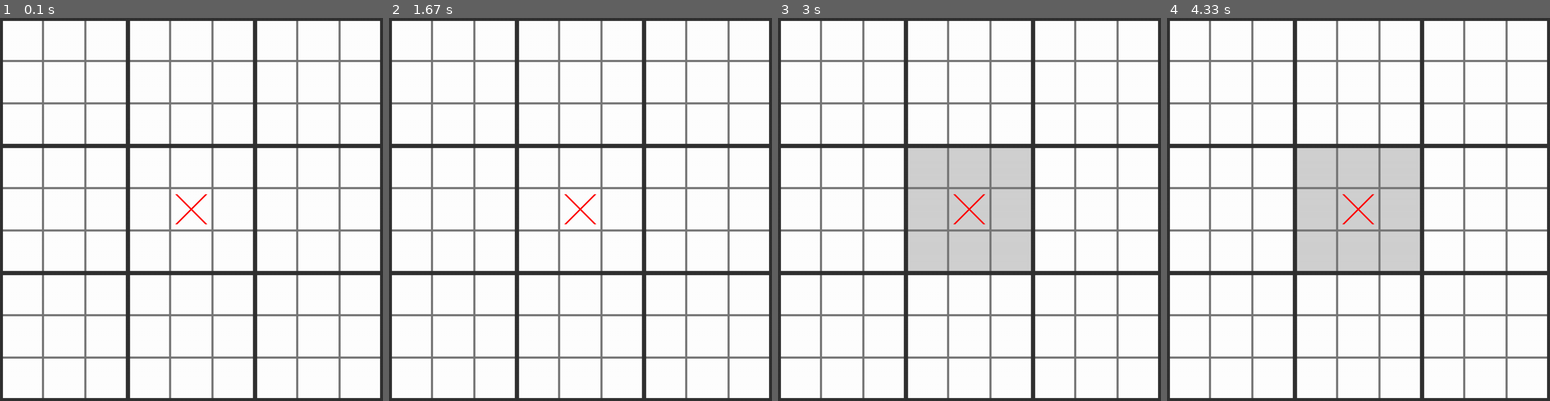
Above: before the commit, frames 1-4 (left to right).
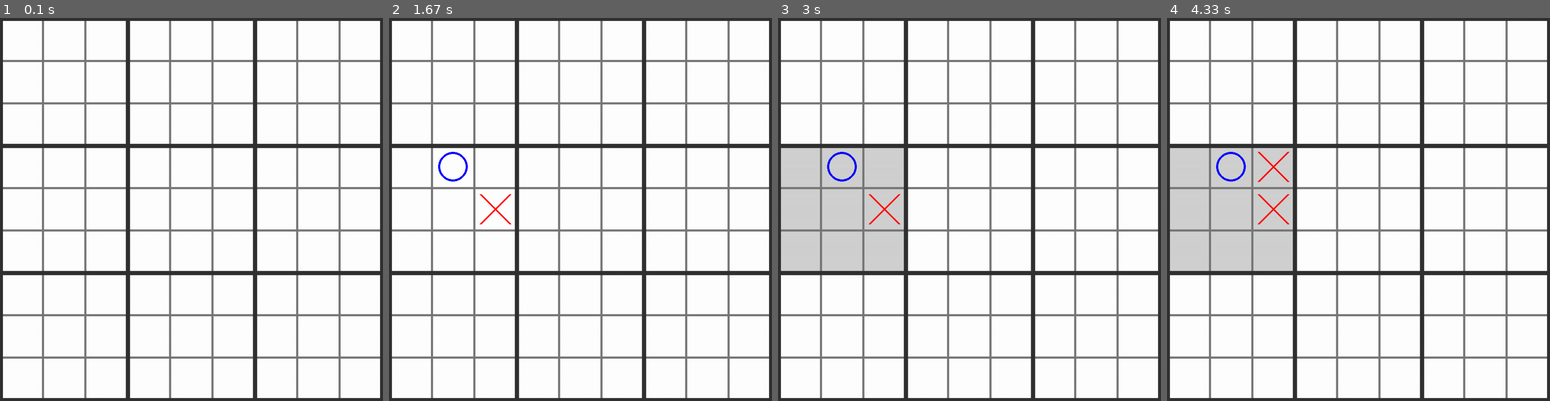
Above: after the commit, the same moments.

Repository: JosselinSomervilleRoberts/UltimateTicTacToe-RL
Game: pygame game, started from pygame_2d.py
The game is run twice, just before and just after one commit, with the same random seed, the same clock (stepped at 60 frames per second) and the same inputs.
Inputs (mouse positions are in pixels of both pictures, inside the frame that each line leads up to):
- Up to frame 1 (0.1 s): no input
- Up to frame 2 (1.67 s): press the mouse at (580, 236) at 0.37 s; move the mouse to (534, 224) at 0.47 s; release the mouse at (488, 213) at 0.6 s; click (461, 152) at 0.72 s
- Up to frame 3 (3 s): no input
- Up to frame 4 (4.33 s): click (1274, 178) at 3.88 s

The runs differ from the first frame. In frame 1, 0.1% of the frame differs, in the area x 45-55%, y 45-54%; in frame 2, 0.4%; in frame 3, 19%, in the area x 0-66%, y 34-66%; in frame 4, 19%.

Commit message:
Add player click plays

Diff:
--- a/pygame_2d.py
+++ b/pygame_2d.py
@@ -71,6 +71,10 @@
         self.checkWinLargeCell(ixLarge, iyLarge)
         self.updatePossible(ixSmall, iySmall)
         return 0
+
+    def click(self, px, py):
+        (ixLarge, iyLarge, ixSmall, iySmall) = Board.getCellFromPx(px, py)
+        self.play(ixLarge, iyLarge, ixSmall, iySmall)
 
     def checkWinLargeCell(self, ix, iy):
         g = self.grid[ix][iy]
@@ -100,6 +104,16 @@
                 elif np.count_nonzero(np.array(self.grid[ix][iy])) == 0: # If the cell is full
                     available[ix][iy] = False
         return available
+
+    def getCellFromPx(px, py):
+        start = Board.getLargeTopLeftPx(0,0)
+        ixLarge = int((px - start[0]) // Board.getSizeLargeCell())
+        iyLarge = int((py - start[1]) // Board.getSizeLargeCell())
+        px2 = px - start[0] - ixLarge * Board.getSizeLargeCell()
+        py2 = py - start[1] - iyLarge * Board.getSizeLargeCell()
+        ixSmall = int(px2 // Board.getSizeSmallCell())
+        iySmall = int(py2 // Board.getSizeSmallCell())
+        return (ixLarge, iyLarge, ixSmall, iySmall)
 
     def getSizeLargeCell():
         return (Board.SIZE-Board.WIDTH_LARGE_GRID) / 3.
@@ -172,7 +186,6 @@
 
 screen = pygame.display.set_mode((Board.SIZE, Board.SIZE))
 board = Board()
-board.play(1,1,1,1)
 
 if __name__ == '__main__':
 
@@ -183,6 +196,9 @@
         for event in pygame.event.get():
             if event.type == pygame.QUIT:
                 game = False
+            if event.type == pygame.MOUSEBUTTONUP:
+                x, y = pygame.mouse.get_pos()
+                board.click(x, y)
 
         # Draws things on screen
 
